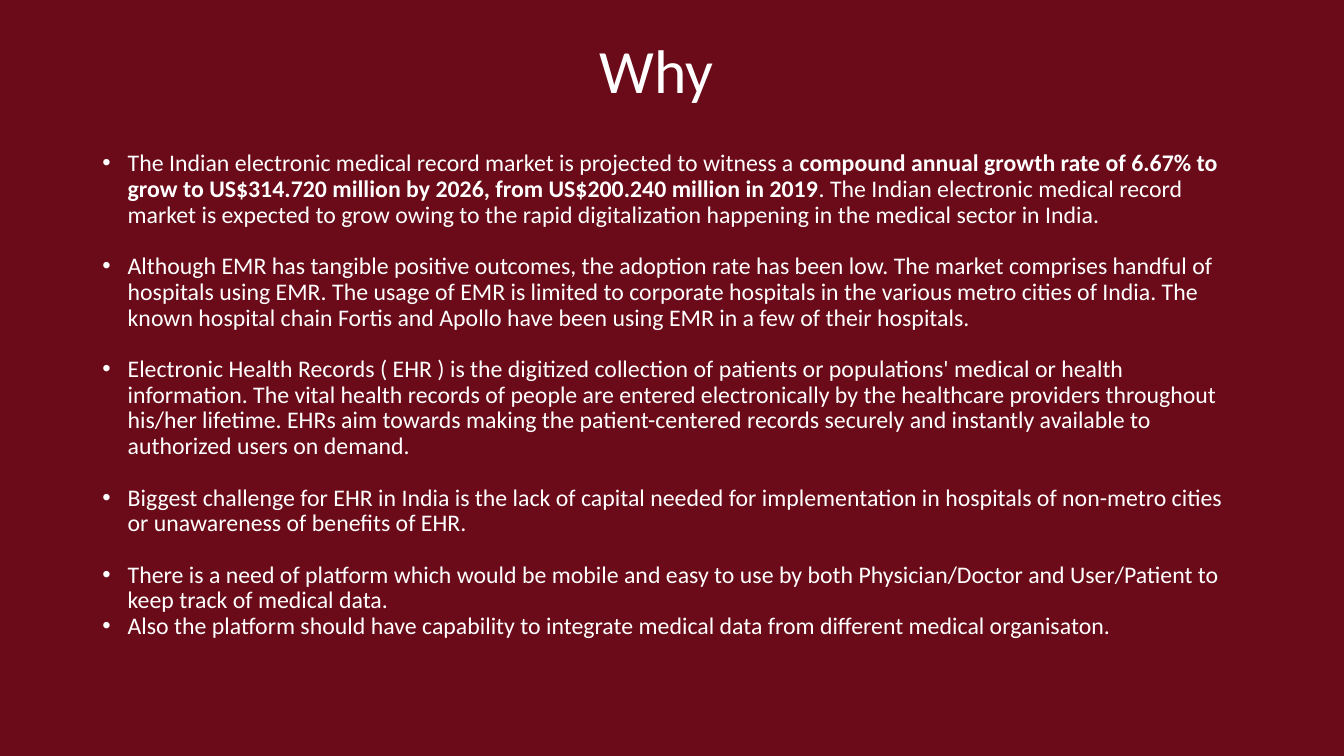
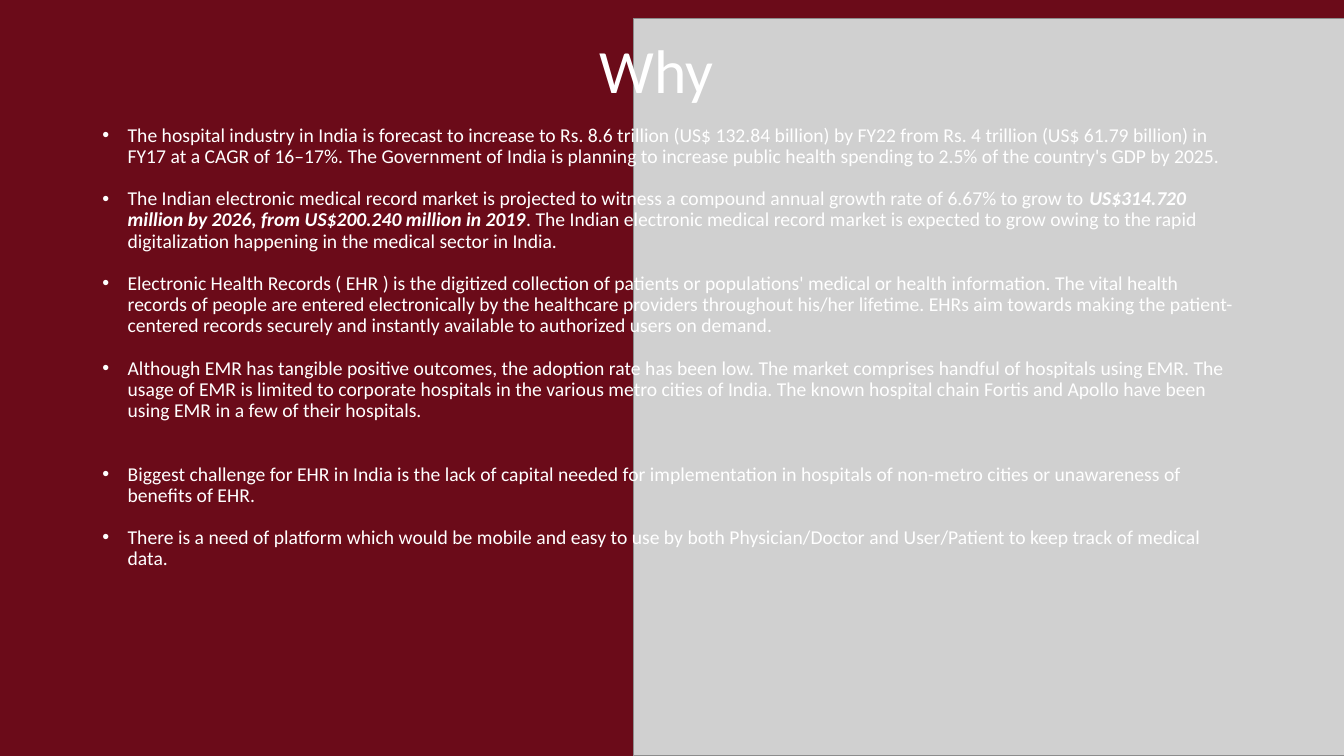
Before and after one commit to anzarshah/Cognitio, a slide deck: slide 2 of COGNITIO.pptx (slide 3 before the commit). Drawn at 1344x756 pixels with LibreOffice and Linux fonts; fonts in the diff are those of the drawing; grey boxes stand for pictures. Boxes give left, top, right and bottom in pixels: in the first picture for what was removed or moved away, otherwise in the second. Text is boxed around its words. In the diff, an @@ line names an element or a change of style, - is before the commit and + after.

```diff
--- a/COGNITIO.pptx
+++ b/COGNITIO.pptx
@@ picture added at [633, 18, 1344, 756] @@
@@ text "The hospital industry in India ...": place and size @@
-text "The hospital industry in India ..." at [128, 154, 1222, 638]
+text "The hospital industry in India ..." at [128, 126, 1232, 565]
@@ text at [128, 126, 1219, 169]: paragraph added @@
+• The hospital industry in India is forecast to increase to Rs. 8.6 trillion (US$ 132.84 billion) by FY22 from Rs. 4 trillion (US$ 61.79 billion) in FY17 at a CAGR of 16–17%. The Government of India is planning to increase public health spending to 2.5% of the country's GDP by 2025.
@@ text at [128, 189, 1224, 565]: size 17 to 14 pt in "The Indian electronic medical record market is ...", "Although EMR has tangible positive outcomes, the ...", "Biggest challenge for EHR in India is ...", "There is a need of platform which ..."; bold off in "compound annual growth rate of 6.67% to ..."; italic on in "US$314.720 million by 2026, from US$200.240 million ..." @@
@@ text at [128, 274, 1232, 338]: paragraph added @@
+• Electronic Health Records ( EHR ) is the digitized collection of patients or populations' medical or health information. The vital health records of people are entered electronically by the healthcare providers throughout his/her lifetime. EHRs aim towards making the patient-centered records securely and instantly available to authorized users on demand.
@@ text at [128, 360, 1216, 454]: paragraph removed @@
-• Electronic Health Records ( EHR ) is the digitized collection of patients or populations' medical or health information. The vital health records of people are entered electronically by the healthcare providers throughout his/her lifetime. EHRs aim towards making the patient-centered records securely and instantly available to authorized users on demand.
@@ text at [128, 617, 1110, 638]: paragraph removed @@
-• Also the platform should have capability to integrate medical data from different medical organisaton.
```
Also in this commit, not shown: 4 other slides changed, 6 slides added, 4 slides removed, 3 other files.
